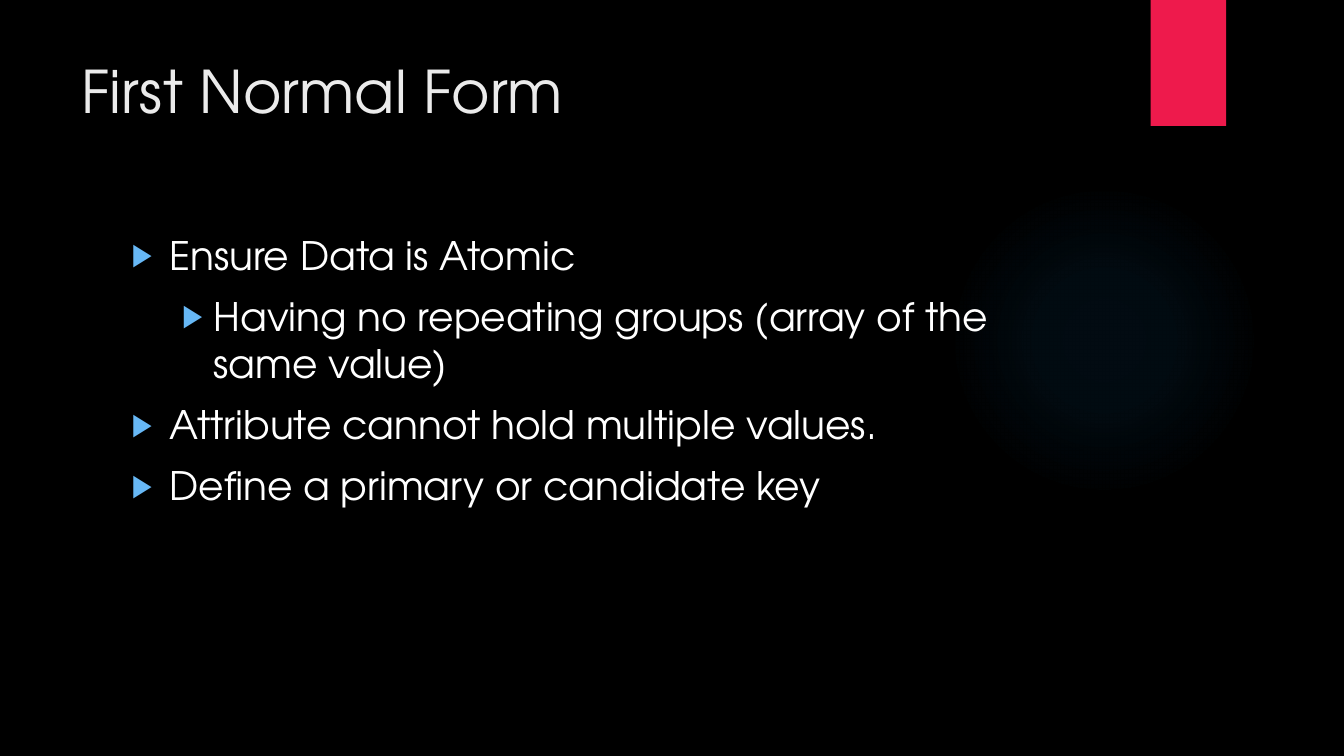
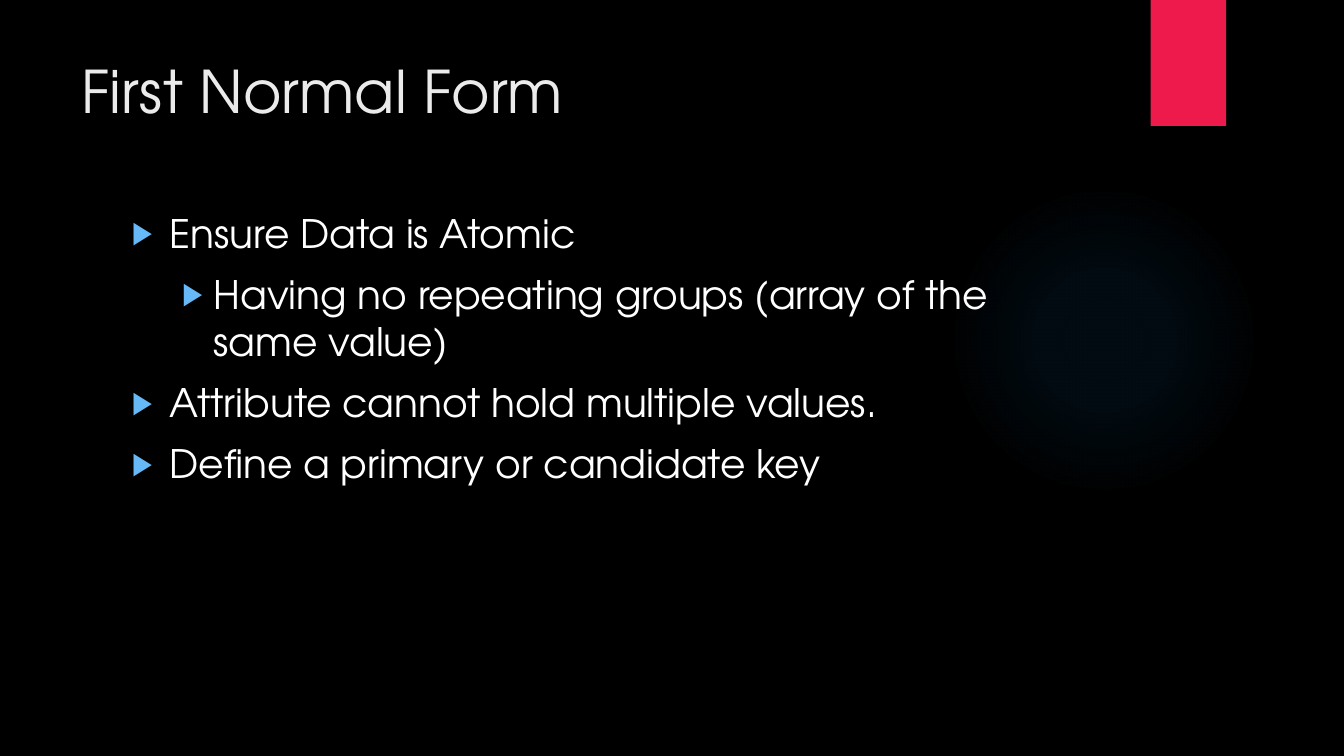
Before and after one commit to LogolsLLC/Logols-May2018, a slide deck: slide 10 of Slides/11_DataModeling_TrainingPlan.pptx. Drawn at 1344x756 pixels with LibreOffice and Linux fonts; fonts in the diff are those of the drawing; background and template pictures are left out. Boxes give left, top, right and bottom in pixels: in the first picture for what was removed or moved away, otherwise in the second. Text is boxed around its words. In the diff, an @@ line names an element or a change of style, - is before the commit and + after.

Commit message:
Data Modeling updates

```diff
--- a/Slides/11_DataModeling_TrainingPlan.pptx
+++ b/Slides/11_DataModeling_TrainingPlan.pptx
@@ text "Ensure Data is Atomic": place and size @@
-text "Ensure Data is Atomic" at [170,241,988,508]
+text "Ensure Data is Atomic" at [170,219,989,486]
```
Also in this commit, not shown: 3 other slides changed, 1 other file.
